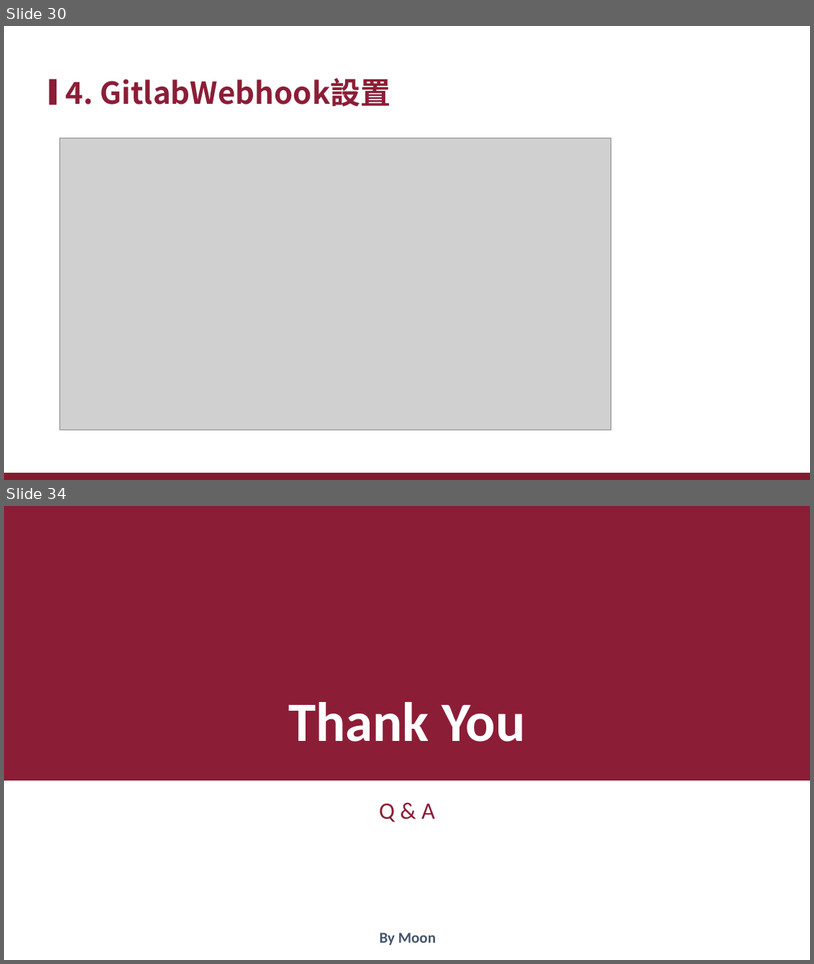
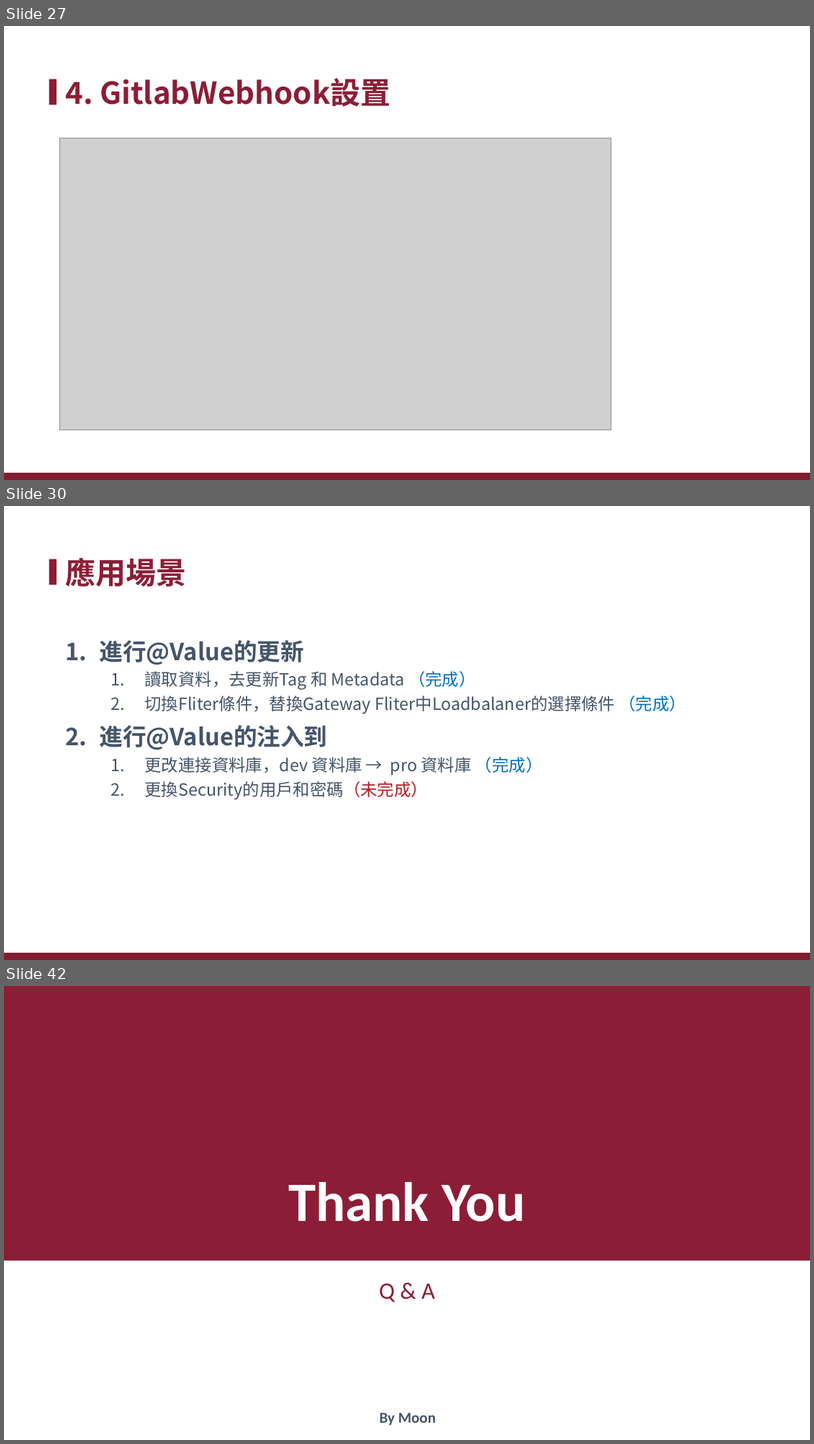
Before and after one commit to xiauchen/4__ConfigAndConsul, a slide deck: 空白PPT.pptx. Shown one above the other, each under a label of ours: slides 30 and 34 before the commit, slides 27, 30 and 42 after it; the slides between them are not shown. The pictures are 814x964 and 814x1444 pixels, drawn with LibreOffice and Linux fonts; fonts in the diff are those of the drawing; grey boxes stand for pictures; background and template pictures are left out. Boxes give left, top, right and bottom in pixels: in the first picture for what was removed or moved away, otherwise in the second. Text is boxed around its words. In the diff, an @@ line names an element or a change of style, - is before the commit and + after.

```diff
--- a/空白PPT.pptx
+++ b/空白PPT.pptx
@@ slide 30 added at bbox=[4, 506, 810, 960], background #FFFFFF; not listed: 2 template elements that a slide beside it also shows @@
@@ title added at bbox=[65, 558, 186, 587], 36 pt, text #8C1D36, bold @@
+應用場景
@@ text added at bbox=[100, 640, 686, 800], 20 pt, text #44546A @@
+1. 進行@Value的更新
+  1. 讀取資料，去更新Tag 和 Metadata （完成）
+  2. 切換Fliter條件，替換Gateway Fliter中Loadbalaner的選擇條件 （完成）
+2. 進行@Value的注入到
+  1. 更改連接資料庫，dev 資料庫 → pro 資料庫 （完成）
+  2. 更換Security的用戶和密碼（未完成）
@@ what was slide 30 is now slide 27 @@
@@ what was slide 34 is now slide 42 @@
```
Also in this commit, not shown: 2 slides changed, 13 other slides added, 6 slides removed, 55 other files.
